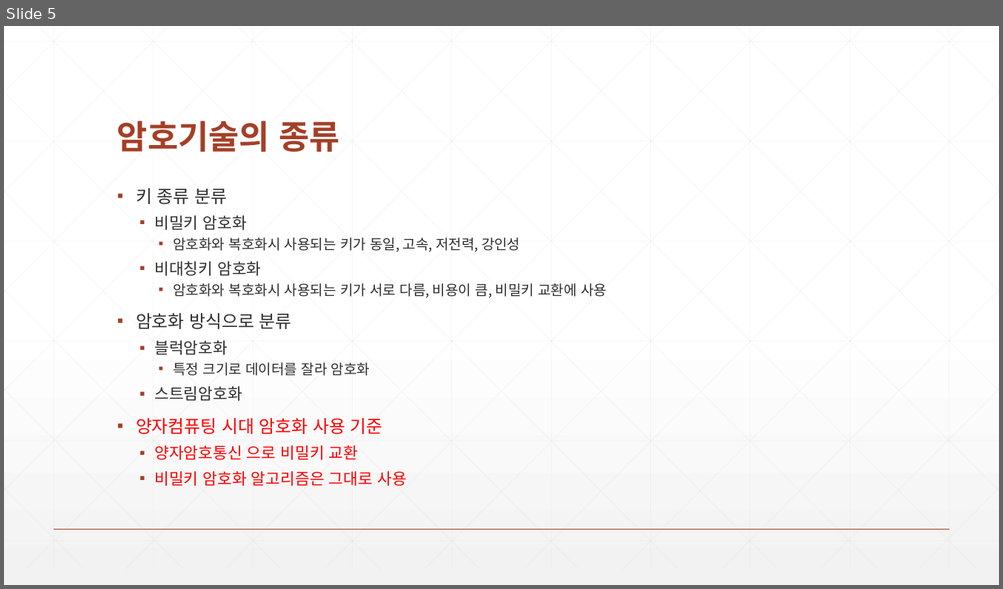
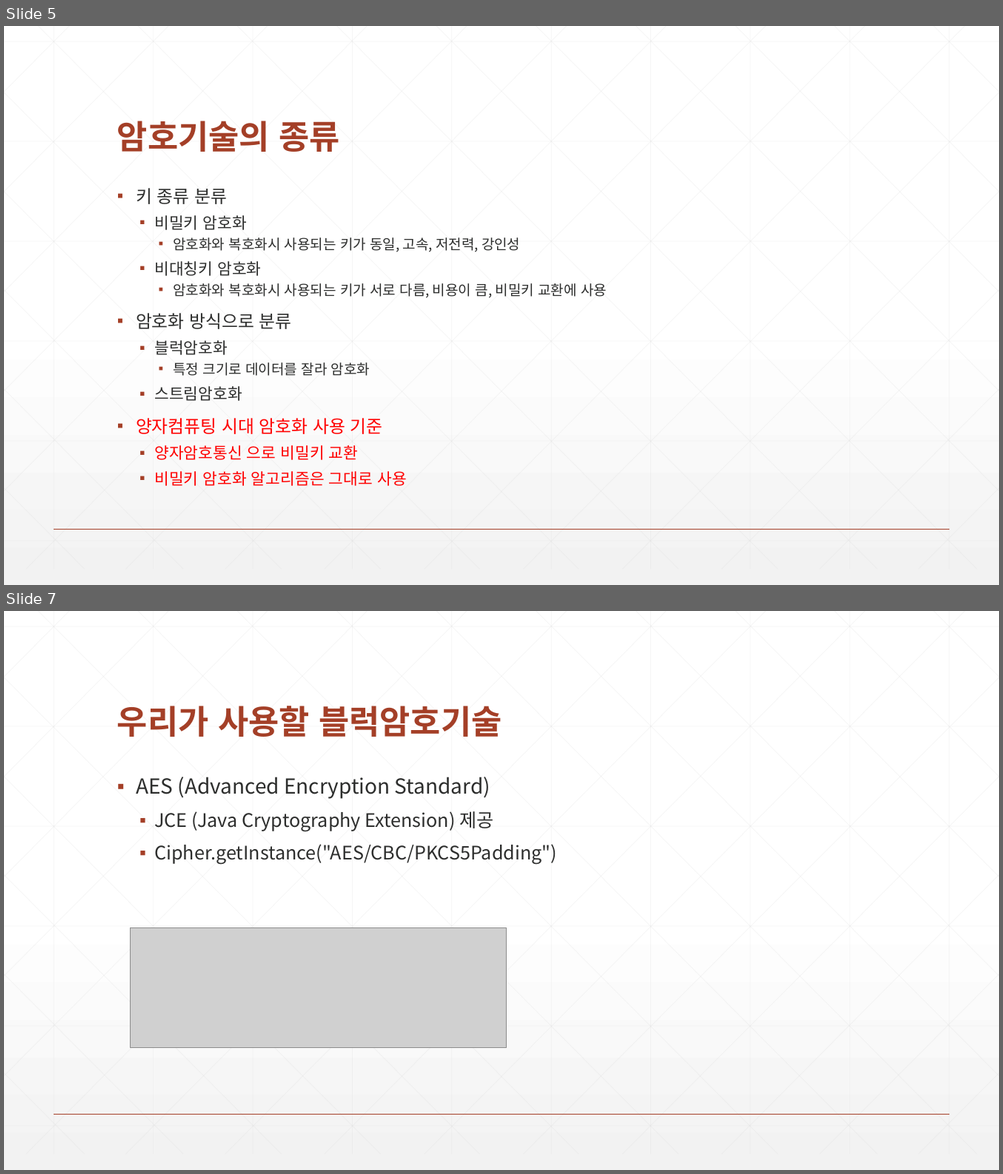
Before and after one commit to zeroshift01/code5, a slide deck: inflearn06/doc/6.암호화기능을구현합니다.pptx. Shown one above the other, each under a label of ours: slide 5 before the commit, slides 5 and 7 after it; the slides between them are not shown. The pictures are 1003x589 and 1003x1174 pixels, drawn with LibreOffice and Linux fonts; fonts in the diff are those of the drawing; grey boxes stand for pictures. Boxes give left, top, right and bottom in pixels: in the first picture for what was removed or moved away, otherwise in the second. Text is boxed around its words. In the diff, an @@ line names an element or a change of style, - is before the commit and + after.

```diff
--- a/inflearn06/doc/6.암호화기능을구현합니다.pptx
+++ b/inflearn06/doc/6.암호화기능을구현합니다.pptx
@@ slide 7 added at (4,611,999,1170), background gradient #FFFFFF to #F2F2F2; not listed: 47 template elements that a slide beside it also shows @@
@@ title added at (117,706,501,737), 32 pt, text #A43F27, bold @@
+우리가 사용할 블럭암호기술
@@ text added at (136,777,557,864), 18 pt, text #2D2E2D @@
+▪ AES (Advanced Encryption Standard)
+  ▪ JCE (Java Cryptography Extension) 제공
+  ▪ Cipher.getInstance("AES/CBC/PKCS5Padding")
@@ picture added at (131,928,506,1048) @@
```
Also in this commit, not shown: 4 slides changed, 2 other slides added, 2 slides removed, 46 other files.
